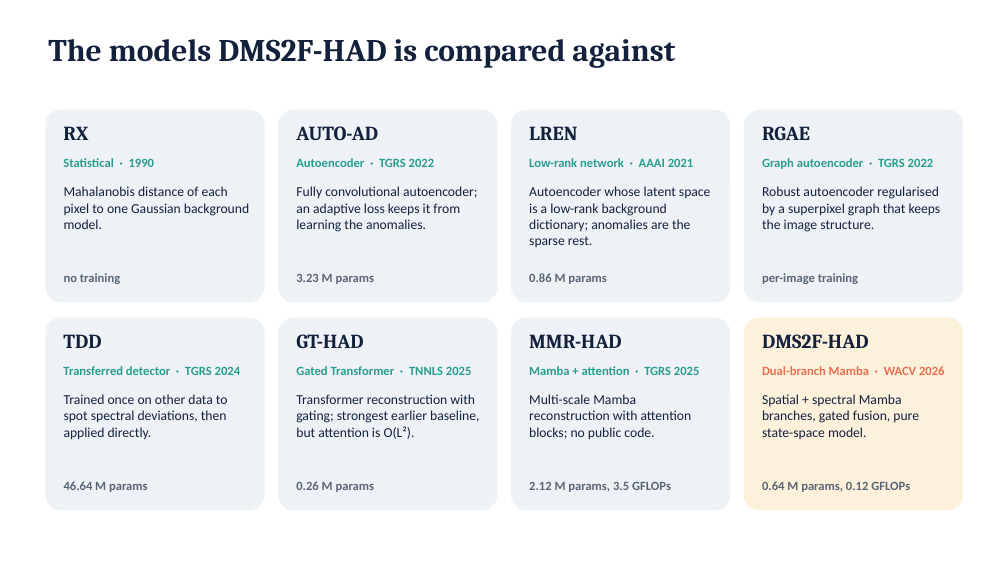
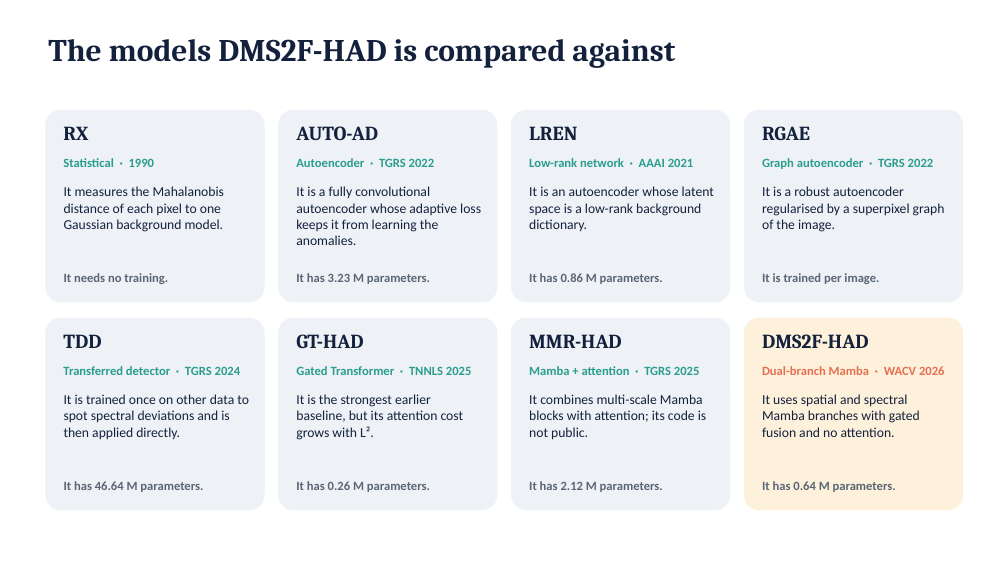
Before and after one commit to SaarthakG-Dtu/Hyperspectral_Anomaly_Detection, a slide deck: slide 14 of presentation/DMS2F-HAD_presentation.pptx. Drawn at 1008x567 pixels with LibreOffice and Linux fonts; fonts in the diff are those of the drawing. Boxes give left, top, right and bottom in pixels: in the first picture for what was removed or moved away, otherwise in the second. Text is boxed around its words. In the diff, an @@ line names an element or a change of style, - is before the commit and + after.

```diff
--- a/presentation/DMS2F-HAD_presentation.pptx
+++ b/presentation/DMS2F-HAD_presentation.pptx
@@ text at <box>64,186,224,232</box>: text changed @@
-Mahalanobis distance of each pixel to one Gaussian background model.
+It measures the Mahalanobis distance of each pixel to one Gaussian background model.
@@ text at <box>296,186,481,245</box>: text changed @@
-Fully convolutional autoencoder; an adaptive loss keeps it from learning the anomalies.
+It is a fully convolutional autoencoder whose adaptive loss keeps it from learning the anomalies.
@@ text at <box>529,186,714,231</box>: text changed @@
-Autoencoder whose latent space is a low-rank background dictionary; anomalies are the sparse rest.
+It is an autoencoder whose latent space is a low-rank background dictionary.
@@ text at <box>762,186,945,232</box>: text changed @@
-Robust autoencoder regularised by a superpixel graph that keeps the image structure.
+It is a robust autoencoder regularised by a superpixel graph of the image.
@@ text at <box>64,273,168,284</box>: text changed @@
-no training
+It needs no training.
@@ text at <box>296,273,430,284</box>: text changed @@
-3.23 M params
+It has 3.23 M parameters.
@@ text at <box>529,273,663,284</box>: text changed @@
-0.86 M params
+It has 0.86 M parameters.
@@ text at <box>762,273,879,284</box>: text changed @@
-per-image training
+It is trained per image.
@@ text at <box>64,394,249,439</box>: text changed @@
-Trained once on other data to spot spectral deviations, then applied directly.
+It is trained once on other data to spot spectral deviations and is then applied directly.
@@ text at <box>296,394,464,440</box>: text changed @@
-Transformer reconstruction with gating; strongest earlier baseline, but attention is O(L²).
+It is the strongest earlier baseline, but its attention cost grows with L².
@@ text at <box>529,394,706,440</box>: text changed @@
-Multi-scale Mamba reconstruction with attention blocks; no public code.
+It combines multi-scale Mamba blocks with attention; its code is not public.
@@ text at <box>762,394,920,437</box>: text changed @@
-Spatial + spectral Mamba branches, gated fusion, pure state-space model.
+It uses spatial and spectral Mamba branches with gated fusion and no attention.
@@ text at <box>64,481,203,492</box>: text changed @@
-46.64 M params
+It has 46.64 M parameters.
@@ text at <box>296,481,430,492</box>: text changed @@
-0.26 M params
+It has 0.26 M parameters.
@@ text at <box>529,481,663,492</box>: text changed @@
-2.12 M params, 3.5 GFLOPs
+It has 2.12 M parameters.
@@ text at <box>762,481,896,492</box>: text changed @@
-0.64 M params, 0.12 GFLOPs
+It has 0.64 M parameters.
```
Also in this commit, not shown: 23 other slides changed, 1 slide added, 17 other files.
